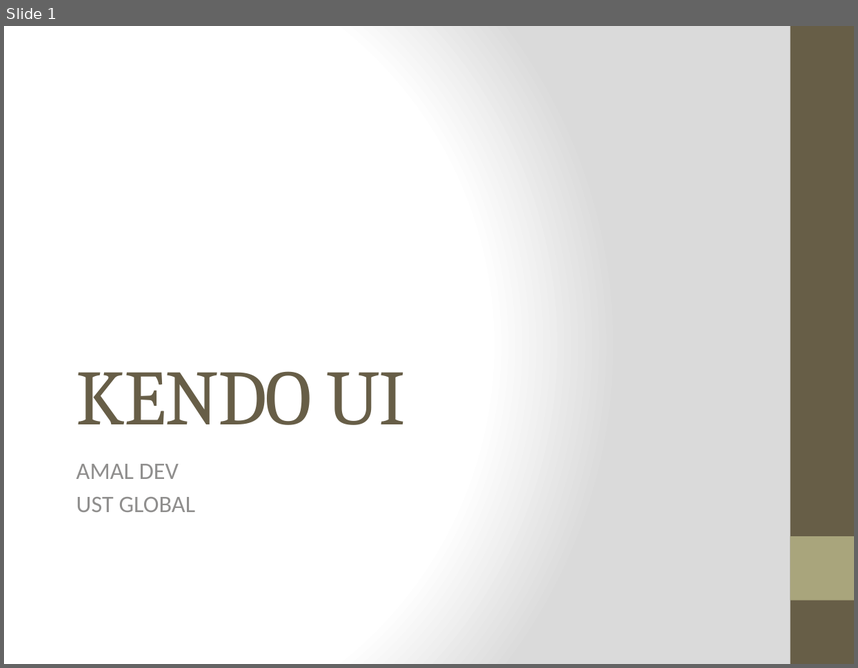
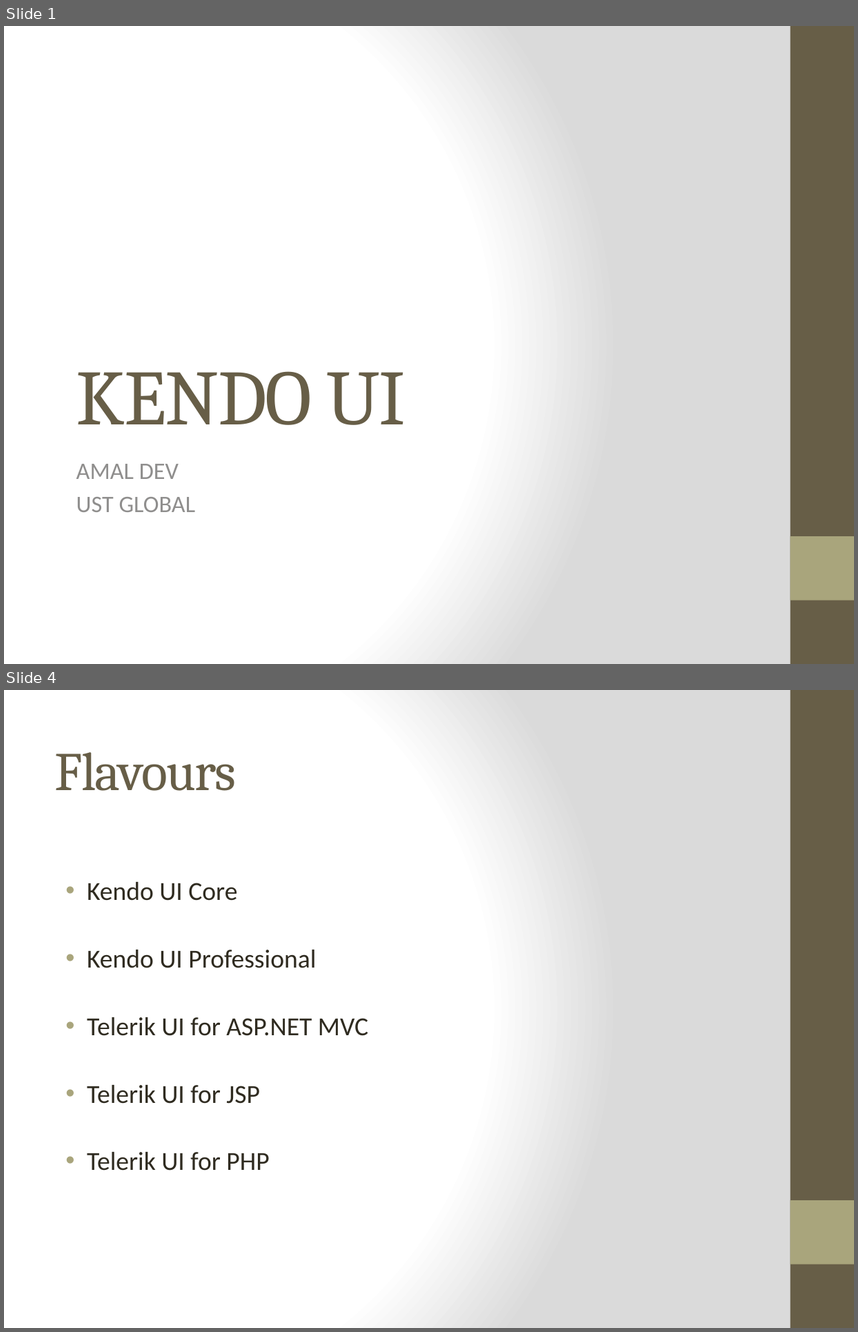
Before and after one commit to amaldevv/kendo-ui, a slide deck: html/Kendo UI.pptx. Shown one above the other, each under a label of ours: slide 1 before the commit, slides 1 and 4 after it; the slides between them are not shown. The pictures are 858x668 and 858x1332 pixels, drawn with LibreOffice and Linux fonts; fonts in the diff are those of the drawing. Boxes give left, top, right and bottom in pixels: in the first picture for what was removed or moved away, otherwise in the second. Text is boxed around its words. In the diff, an @@ line names an element or a change of style, - is before the commit and + after.

```diff
--- a/html/Kendo UI.pptx
+++ b/html/Kendo UI.pptx
@@ slide 4 added at [4,690,854,1328], background gradient #FFFFFF to #DADADA; not listed: 2 template elements that a slide beside it also shows @@
@@ title added at [55,752,237,791], 46 pt, text #675E47 @@
+Flavours
@@ text added at [87,882,368,1170], 22 pt, text #2F2B20 @@
+• Kendo UI Core
+• Kendo UI Professional
+• Telerik UI for ASP.NET MVC
+• Telerik UI for JSP
+• Telerik UI for PHP
```
Also in this commit, not shown: 2 slides changed, 7 other slides added.
